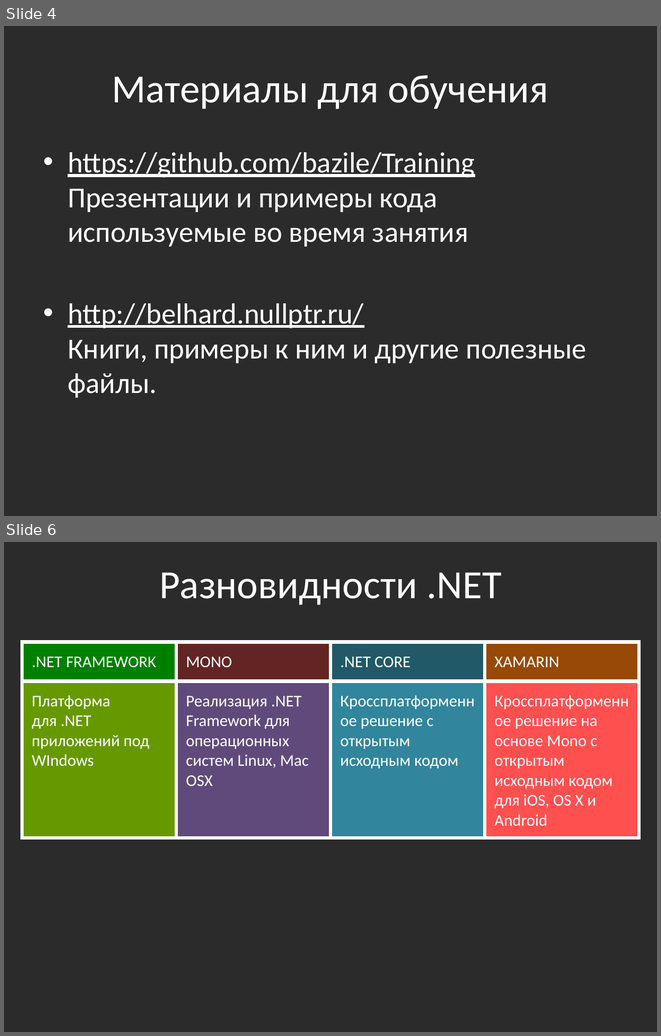
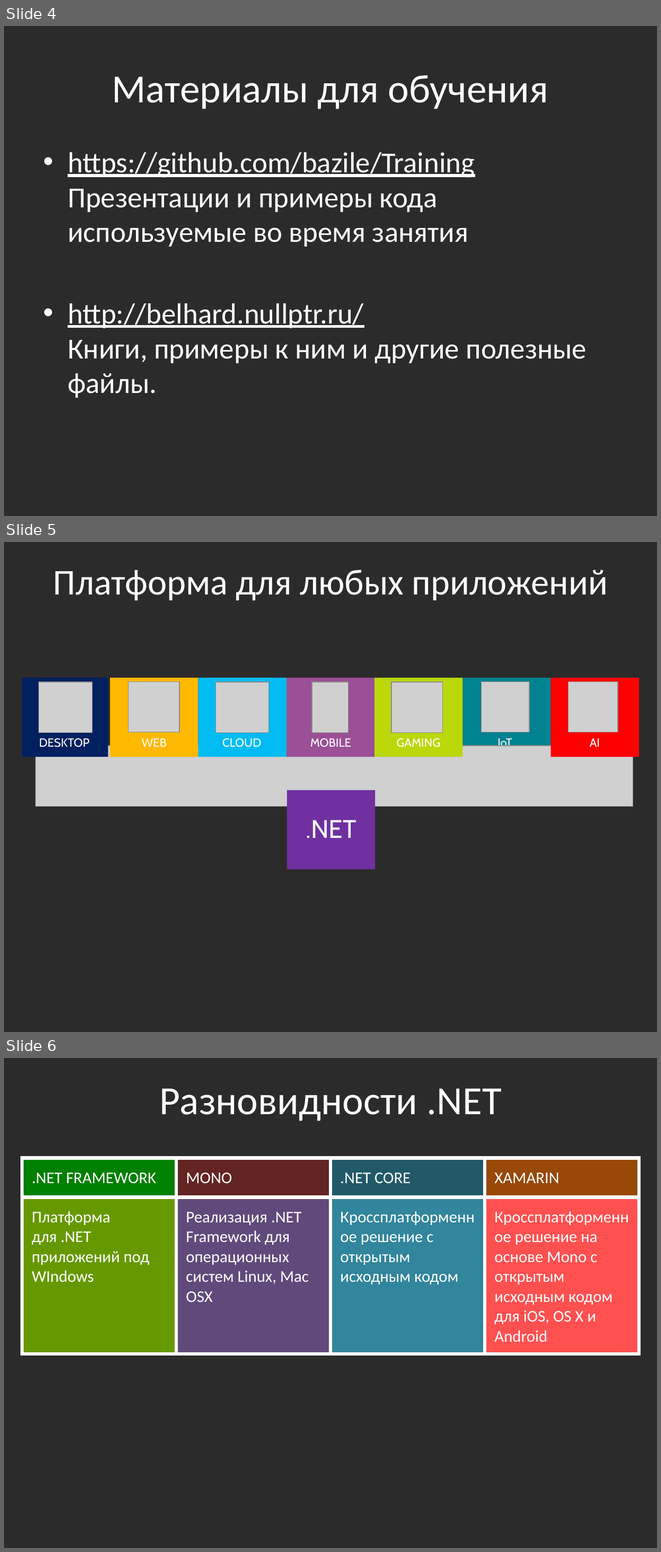
Before and after one commit to bazile/Training, a slide deck: Presentation/lesson-01.pptx. Shown one above the other, each under a label of ours: slides 4 and 6 before the commit, slides 4, 5 and 6 after it; the slides between them are not shown. The pictures are 661x1036 and 661x1552 pixels, drawn with LibreOffice and Linux fonts; fonts in the diff are those of the drawing; grey boxes stand for pictures; background and template pictures are left out; a plain dark background stands for a picture behind light text. Boxes give left, top, right and bottom in pixels: in the first picture for what was removed or moved away, otherwise in the second. Text is boxed around its words. In the diff, an @@ line names an element or a change of style, - is before the commit and + after.

```diff
--- a/Presentation/lesson-01.pptx
+++ b/Presentation/lesson-01.pptx
@@ slide 5 added at box(4, 542, 657, 1032), background picture (left out) @@
@@ text added at box(53, 570, 608, 601), 40 pt, text #FFFFFF @@
+Платформа для любых приложений
@@ group added at box(22, 678, 639, 869): 10 rectangles, 8 pictures, 5 texts @@
+IoT
+DESKTOP
+WEB
+CLOUD
+MOBILE
+GAMING
+AI
+.NET
```
Also in this commit, not shown: 2 slides changed, 12 other files.
